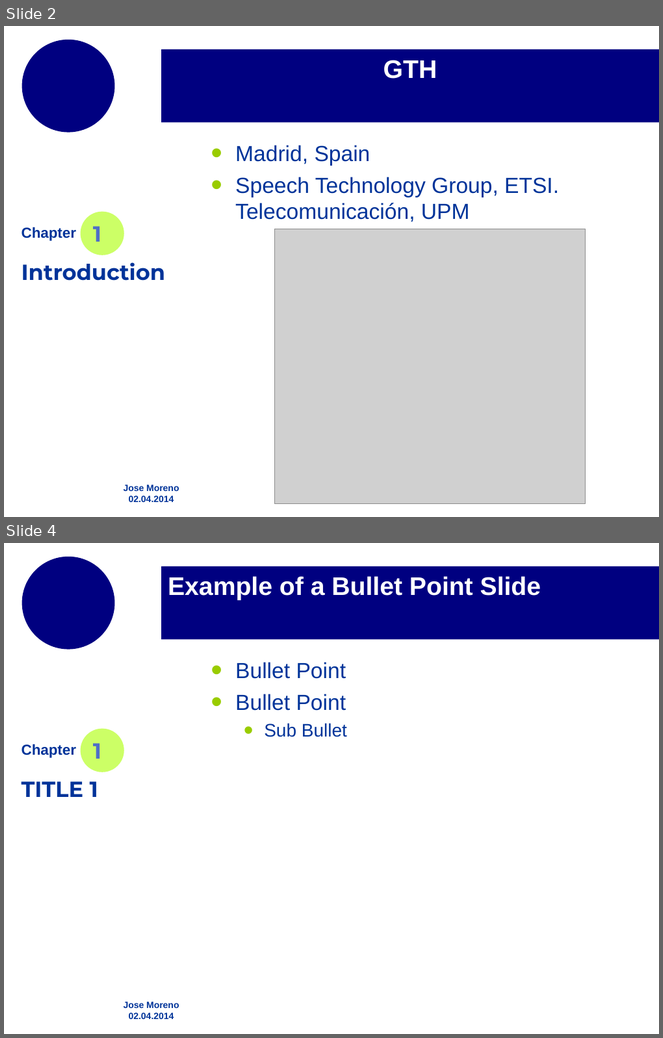
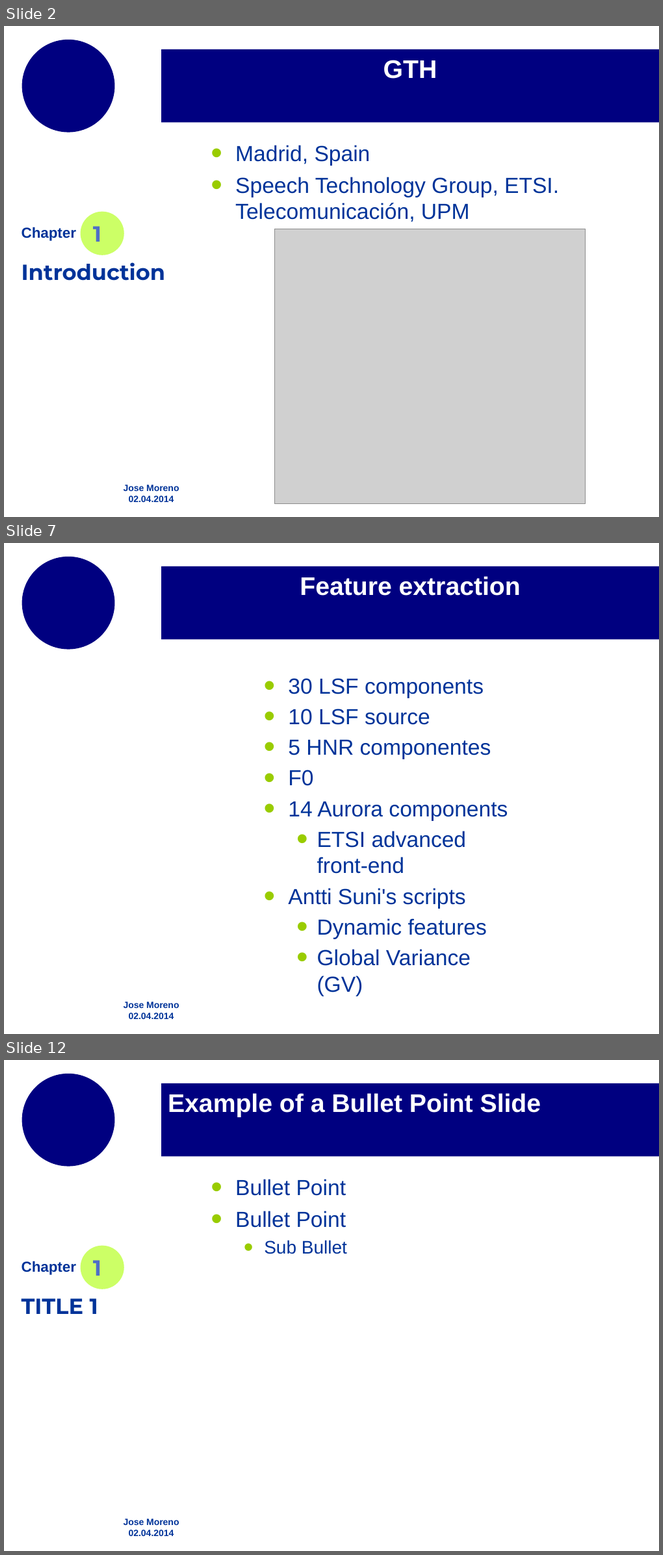
Before and after one commit to josemoreno/PFC_memoria, a slide deck: pres.odp. Shown one above the other, each under a label of ours: slides 2 and 4 before the commit, slides 2, 7 and 12 after it; the slides between them are not shown. The pictures are 663x1038 and 663x1555 pixels, drawn with LibreOffice and Linux fonts; fonts in the diff are those of the drawing; grey boxes stand for pictures; background and template pictures are left out. Boxes give left, top, right and bottom in pixels: in the first picture for what was removed or moved away, otherwise in the second. Text is boxed around its words. In the diff, an @@ line names an element or a change of style, - is before the commit and + after.

```diff
--- a/pres.odp
+++ b/pres.odp
@@ slide 7 added at (4,543,659,1034), background #FFFFFF; not listed: 2 template elements that a slide beside it also shows @@
@@ title added at (161,566,659,639), fill #000080, 28 pt, text #FFFFFF, bold @@
+Feature extraction
@@ text added at (288,678,508,997), 24 pt, text #003399 @@
+• 30 LSF components
+• 10 LSF source
+• 5 HNR componentes
+• F0
+• 14 Aurora components
+  • ETSI advanced front-end
+• Antti Suni's scripts
+  • Dynamic features
+  • Global Variance (GV)
@@ what was slide 4 is now slide 12 @@
```
Also in this commit, not shown: 1 slide changed, 7 other slides added, 5 other files.
